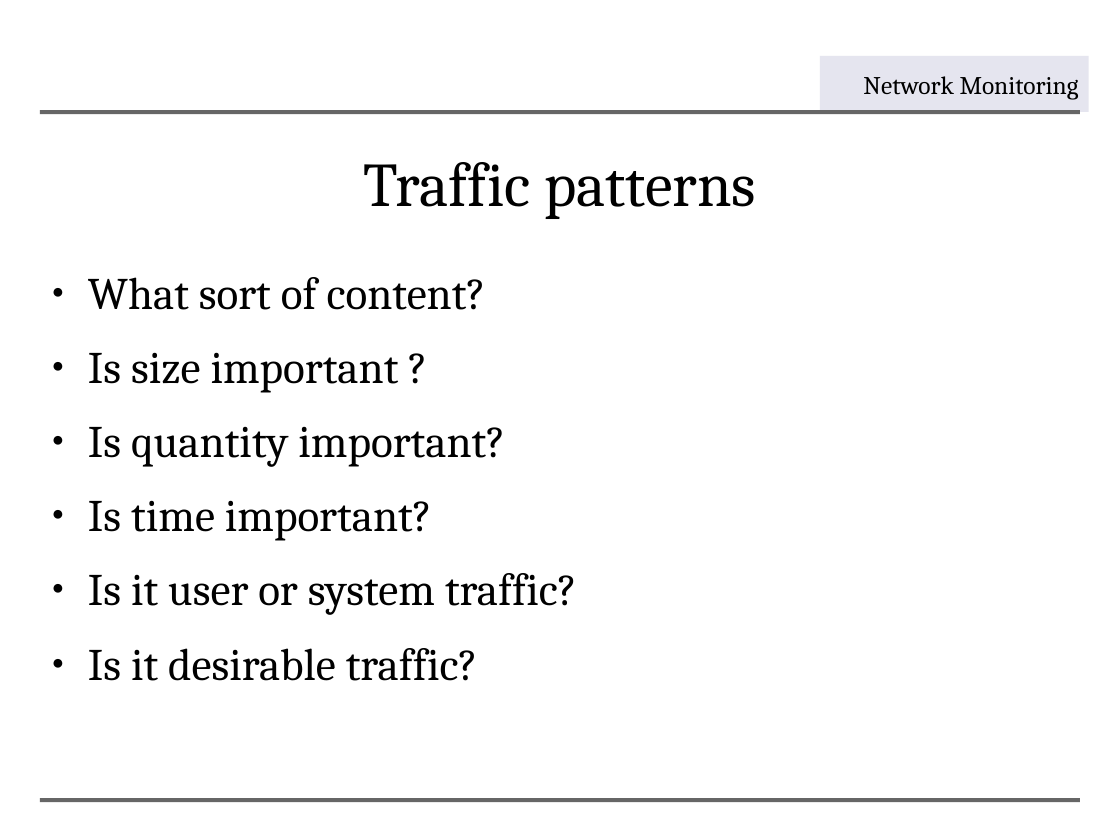
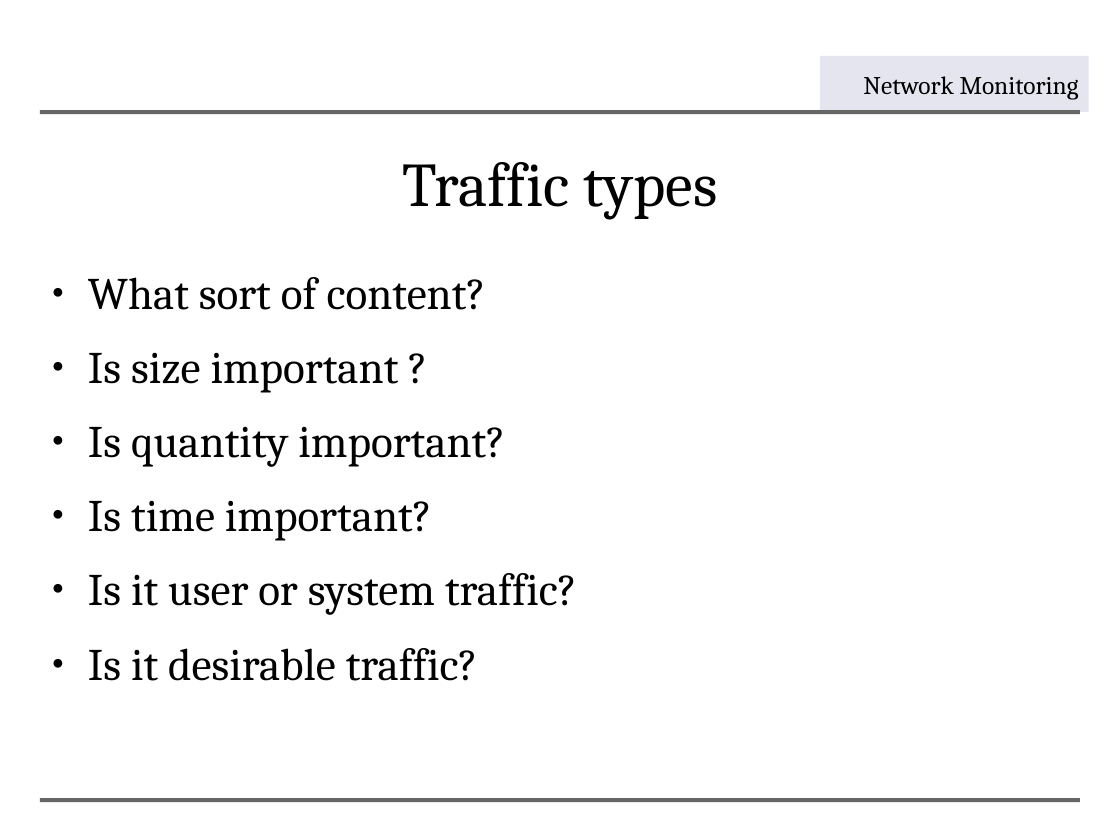
Before and after one commit to aptivate/inaspmaterials, a slide deck: slide 18 of generated/Network_Management/Unit_7_Network_Monitoring/Unit_7_Presentation.rst.odp (slide 10 before the commit). Drawn at 1120x840 pixels with LibreOffice and Linux fonts; fonts in the diff are those of the drawing; background and template pictures are left out. Boxes give left, top, right and bottom in pixels: in the first picture for what was removed or moved away, otherwise in the second. Text is boxed around its words. In the diff, an @@ line names an element or a change of style, - is before the commit and + after.

```diff
--- a/generated/Network_Management/Unit_7_Network_Monitoring/Unit_7_Presentation.rst.odp
+++ b/generated/Network_Management/Unit_7_Network_Monitoring/Unit_7_Presentation.rst.odp
@@ title at (402, 162, 717, 220): text changed @@
-Traffic patterns
+Traffic types
```
Also in this commit, not shown: 9 other slides changed, 19 slides added, 12 other files.
